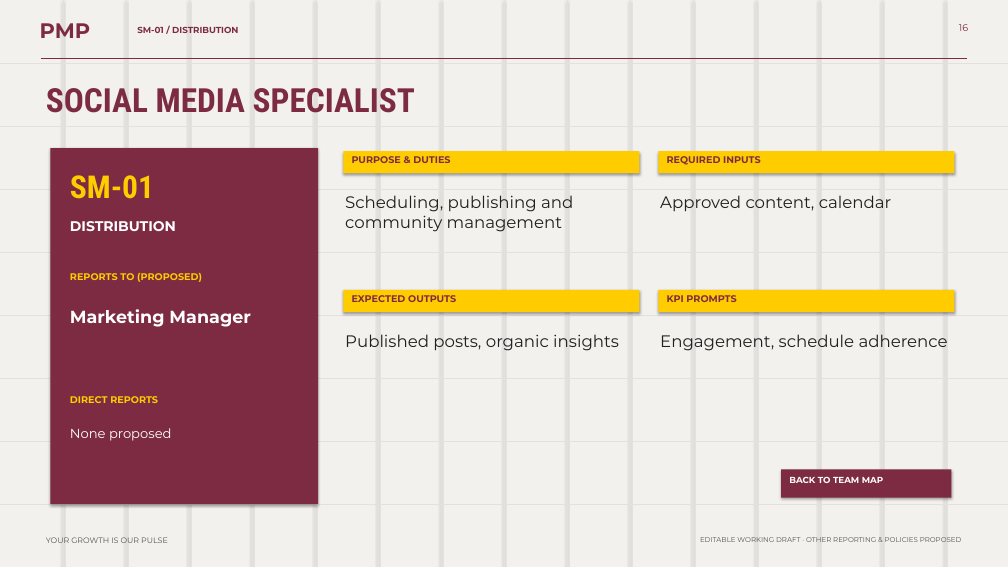
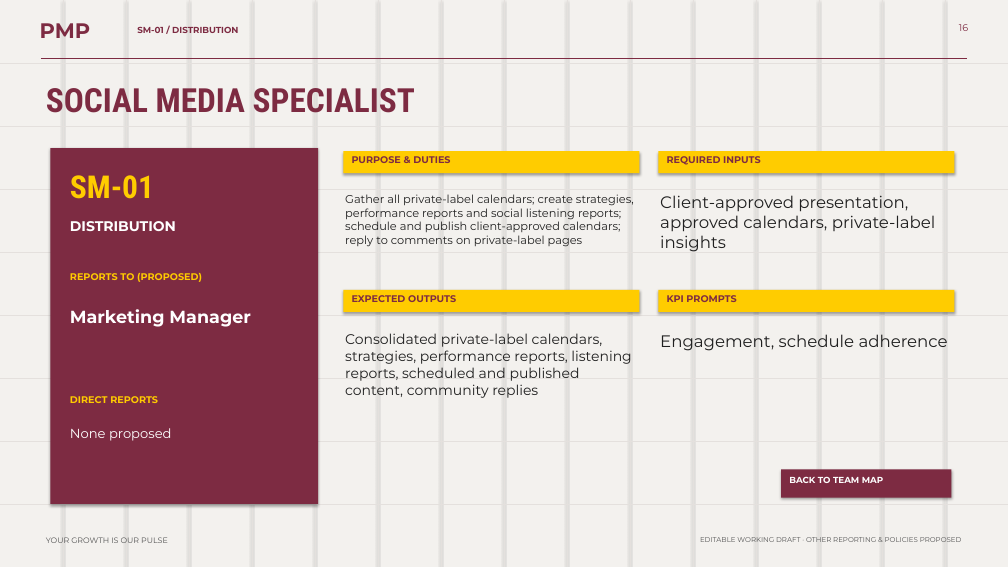
Before and after one commit to bassmasherif888-maker/PMP-Growth-Agency-, a slide deck: slide 16 of presentations/PMP-Growth-OS-Editable.pptx. Drawn at 1008x567 pixels with LibreOffice and Linux fonts; fonts in the diff are those of the drawing. Boxes give left, top, right and bottom in pixels: in the first picture for what was removed or moved away, otherwise in the second. Text is boxed around its words. In the diff, an @@ line names an element or a change of style, - is before the commit and + after.

```diff
--- a/presentations/PMP-Growth-OS-Editable.pptx
+++ b/presentations/PMP-Growth-OS-Editable.pptx
@@ text at box(345, 194, 634, 247): text changed; size 19 to 13 pt @@
-Scheduling, publishing and community management
+Gather all private-label calendars; create strategies, performance reports and social listening reports; schedule and publish client-approved calendars; reply to comments on private-label pages
@@ text at box(660, 195, 936, 252): text changed @@
-Approved content, calendar
+Client-approved presentation, approved calendars, private-label insights
@@ text at box(345, 333, 631, 398): text changed; size 19 to 16 pt @@
-Published posts, organic insights
+Consolidated private-label calendars, strategies, performance reports, listening reports, scheduled and published content, community replies
```
Also in this commit, not shown: 6 other slides changed, 11 other files.
